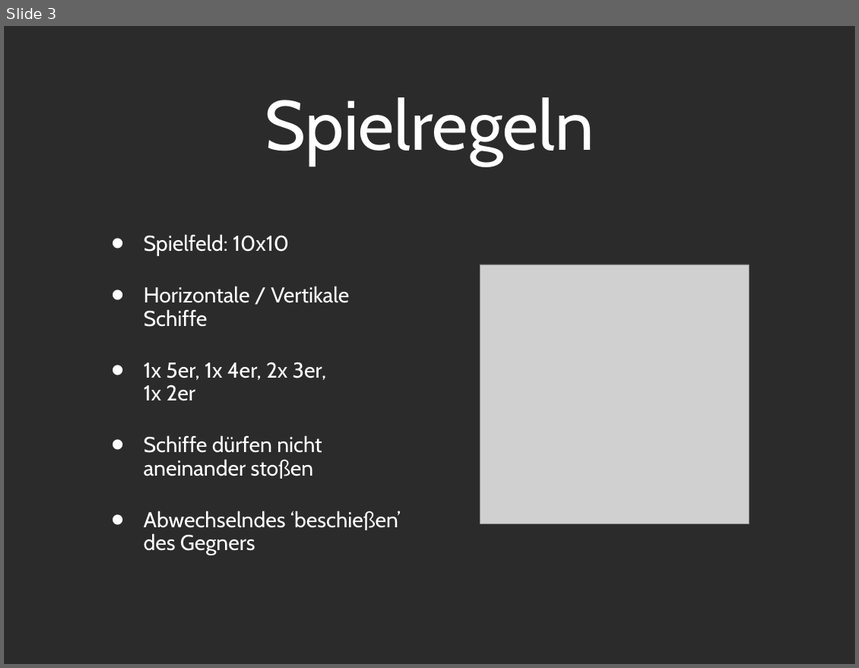
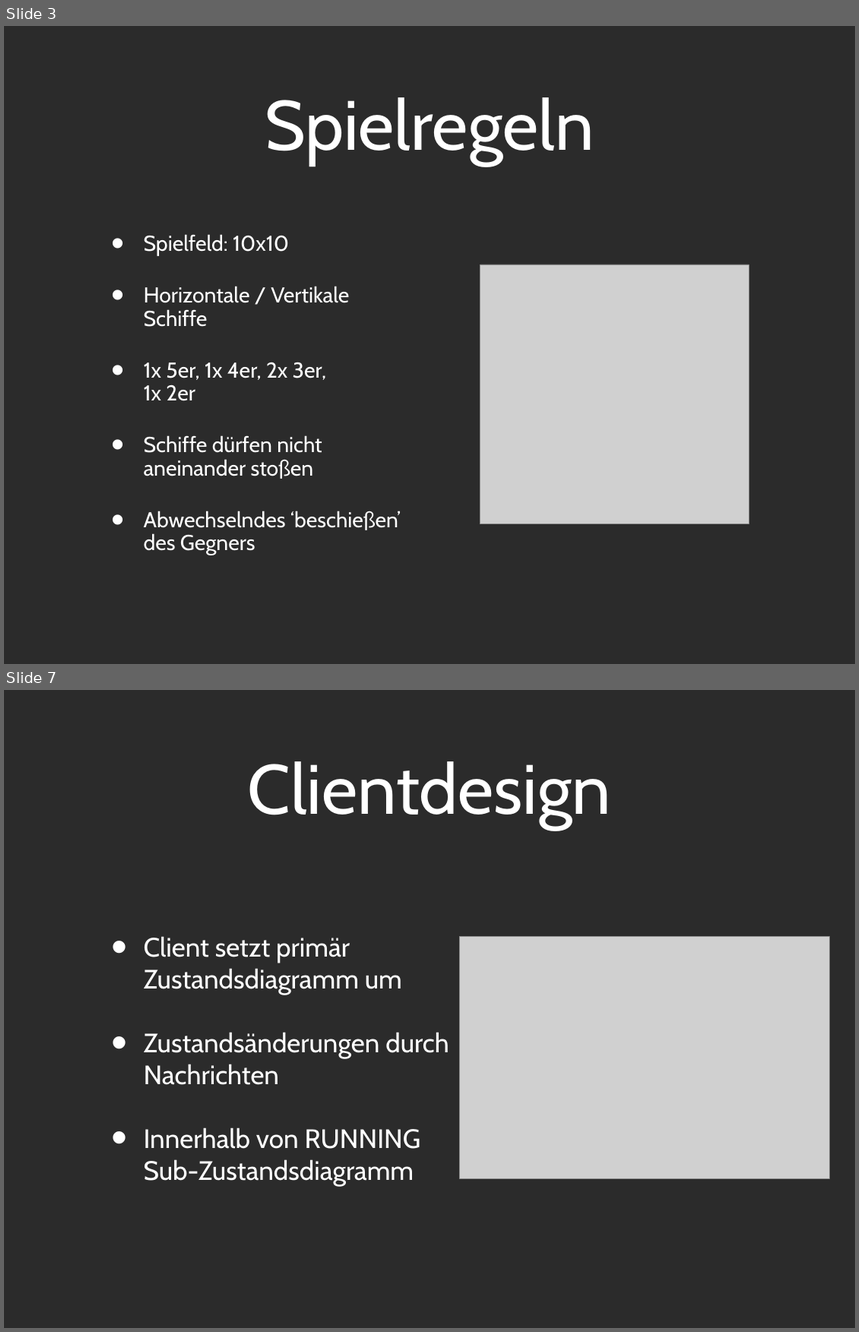
Before and after one commit to Tsopic/ai-battleship, a slide deck: Präsentation/Presentation_PPT.ppt. Shown one above the other, each under a label of ours: slide 3 before the commit, slides 3 and 7 after it; the slides between them are not shown. The pictures are 859x668 and 859x1332 pixels, drawn with LibreOffice and Linux fonts; fonts in the diff are those of the drawing; grey boxes stand for pictures; background and template pictures are left out; a plain dark background stands for a picture behind light text. Boxes give left, top, right and bottom in pixels: in the first picture for what was removed or moved away, otherwise in the second. Text is boxed around its words. In the diff, an @@ line names an element or a change of style, - is before the commit and + after.

```diff
--- a/Präsentation/Presentation_PPT.ppt
+++ b/Präsentation/Presentation_PPT.ppt
@@ slide 7 added at bbox=[4, 690, 855, 1328], background picture (left out) @@
@@ title added at bbox=[248, 761, 612, 830], 84 pt, text #FFFFFF @@
+Clientdesign
@@ text added at bbox=[144, 936, 449, 1186], 32 pt, text #FFFFFF @@
+• Client setzt primär Zustandsdiagramm um
+• Zustandsänderungen durch Nachrichten
+• Innerhalb von RUNNING Sub-Zustandsdiagramm
@@ picture added at bbox=[459, 937, 829, 1179] @@
```
Also in this commit, not shown: 1 slide changed, 5 other slides added, 1 slide removed, 1 other file.
